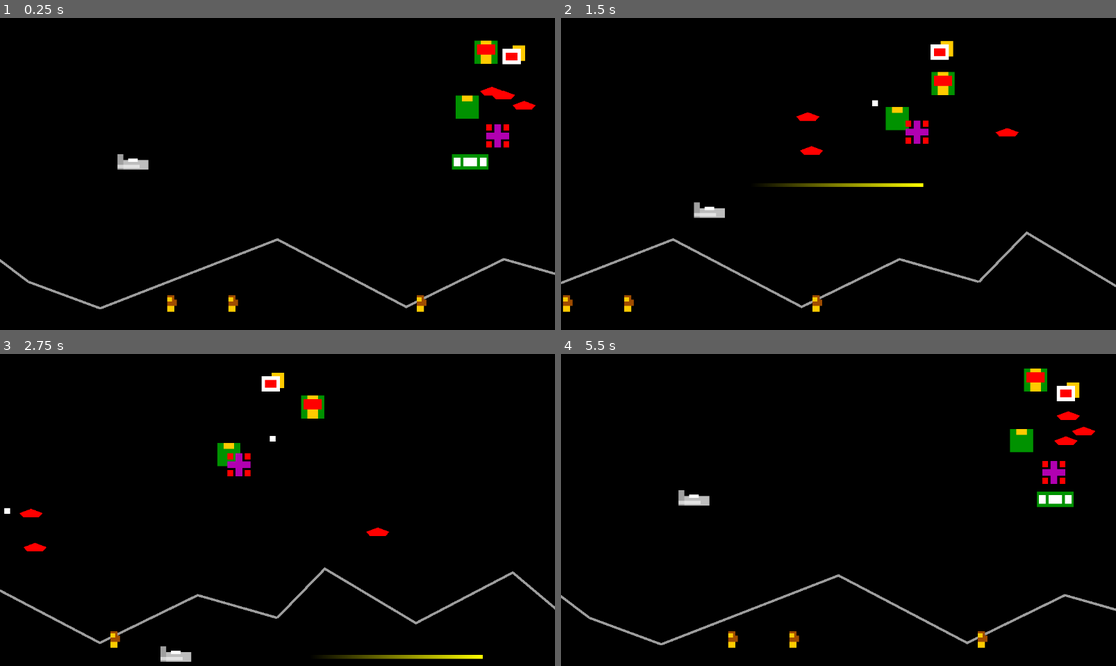
Above: before the commit, frames 1-4 (two rows, left to right).
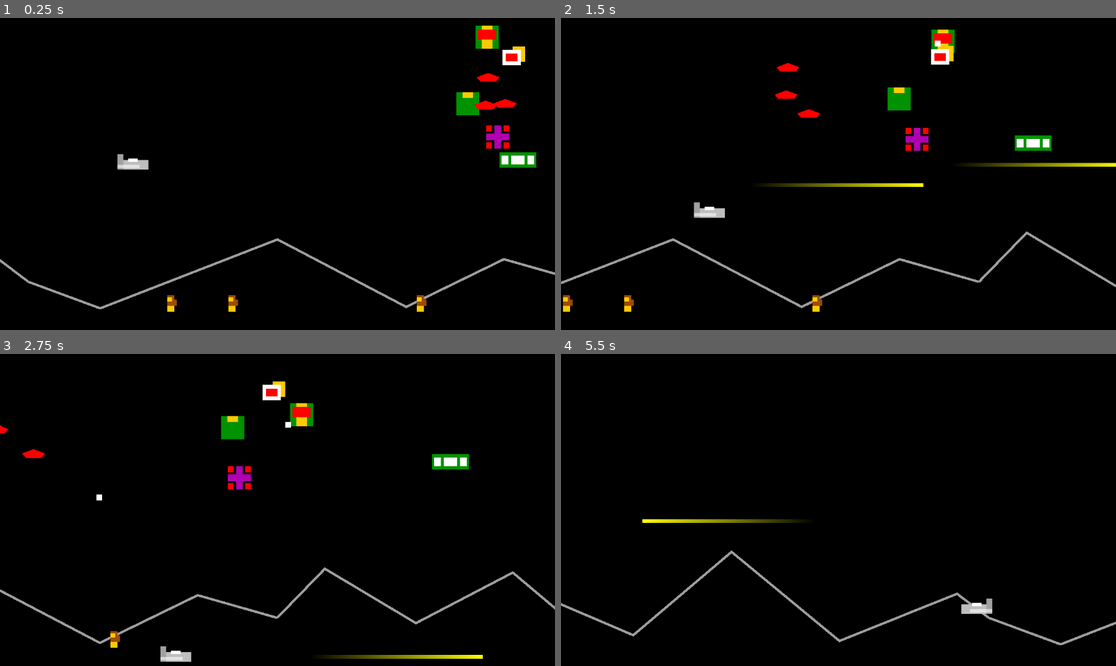
Above: after the commit, the same moments.

Repository: Toxe/godot-defender-clone
Game: Godot game, scene res://scenes/game/game.tscn
Two runs of this game, one before a commit and one after it. Both use one fixed random seed, a clock stepped at 60 frames per second and the inputs below. Before the commit the project starts from res://scenes/levels/main.tscn.
Inputs:
- Up to frame 1 (0.25 s): no input
- Up to frame 2 (1.5 s): hold Right (move_right) 0.53-1.28 s; tap Space (fire) at 0.6, 1.35 s; hold Down (move_down) from 1.28 s (still down)
- Up to frame 3 (2.75 s): release Down (move_down) at 2.03 s; hold Right (move_right) from 2.03 s (still down); tap Space (fire) at 2.1 s
- Up to frame 4 (5.5 s): release Right (move_right) at 2.78 s; hold Up (move_up) 2.78-3.53 s; tap Space (fire) every 0.75 s from 2.85 to 5.1 s; hold Left (move_left) 3.53-5.03 s; hold Down (move_down) from 5.03 s (still down)

The runs differ from the first frame. In frame 1, 1.9% of the frame differs, in the area x 81-97%, y 2-49%; in frame 2, 2.7%; in frame 3, 2.5%; in frame 4, 4.5%, in the area x 0-100%, y 4-95%.

Commit message:
Add Game controller; set as new main scene; loads main level when ready

Diff:
--- a/G01_Defender/project.godot
+++ b/G01_Defender/project.godot
@@ -11,7 +11,7 @@
 [application]
 
 config/name="Game 01 - Defender"
-run/main_scene="res://scenes/levels/main.tscn"
+run/main_scene="res://scenes/game/game.tscn"
 config/features=PackedStringArray("4.1", "Forward Plus")
 config/icon="res://icon.svg"
 
--- /dev/null
+++ b/G01_Defender/scenes/game/game.gd
@@ -0,0 +1,10 @@
+class_name Game extends Node
+
+
+func _ready():
+    load_level("main")
+
+
+func load_level(level_name: String):
+    var level = load("res://scenes/levels/%s.tscn" % level_name).instantiate() as Node
+    add_child(level)
--- /dev/null
+++ b/G01_Defender/scenes/game/game.tscn
@@ -0,0 +1,6 @@
+[gd_scene load_steps=2 format=3 uid="uid://dbtkuthn34k5"]
+
+[ext_resource type="Script" path="res://scenes/game/game.gd" id="1_m8v50"]
+
+[node name="Game" type="Node"]
+script = ExtResource("1_m8v50")
